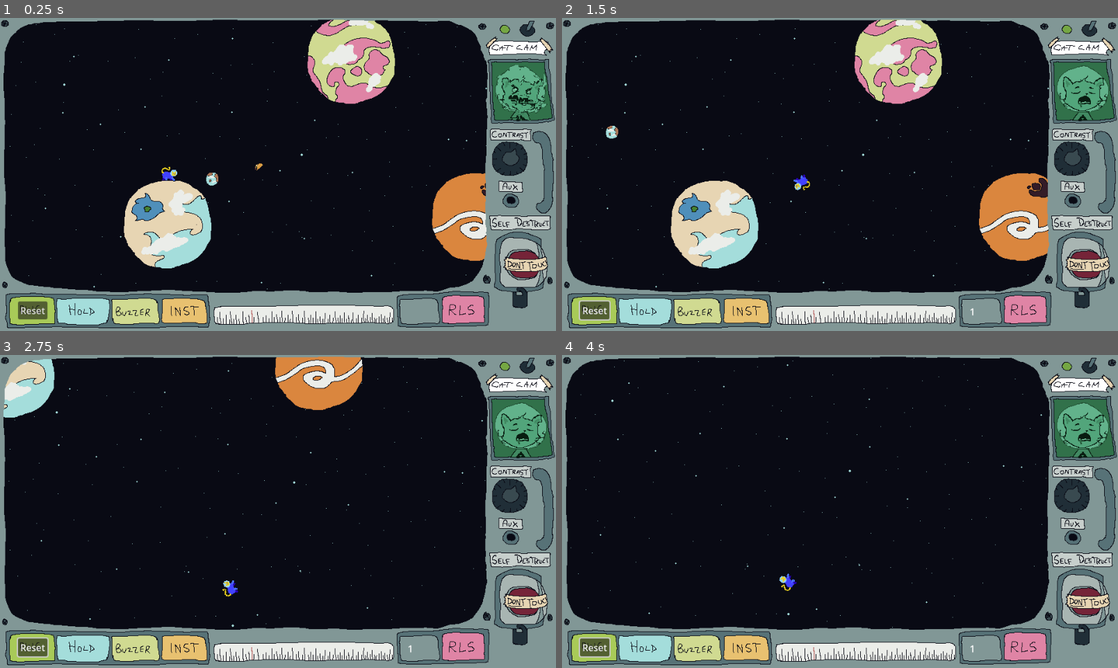
Above: before the commit, frames 1-4 (two rows, left to right).
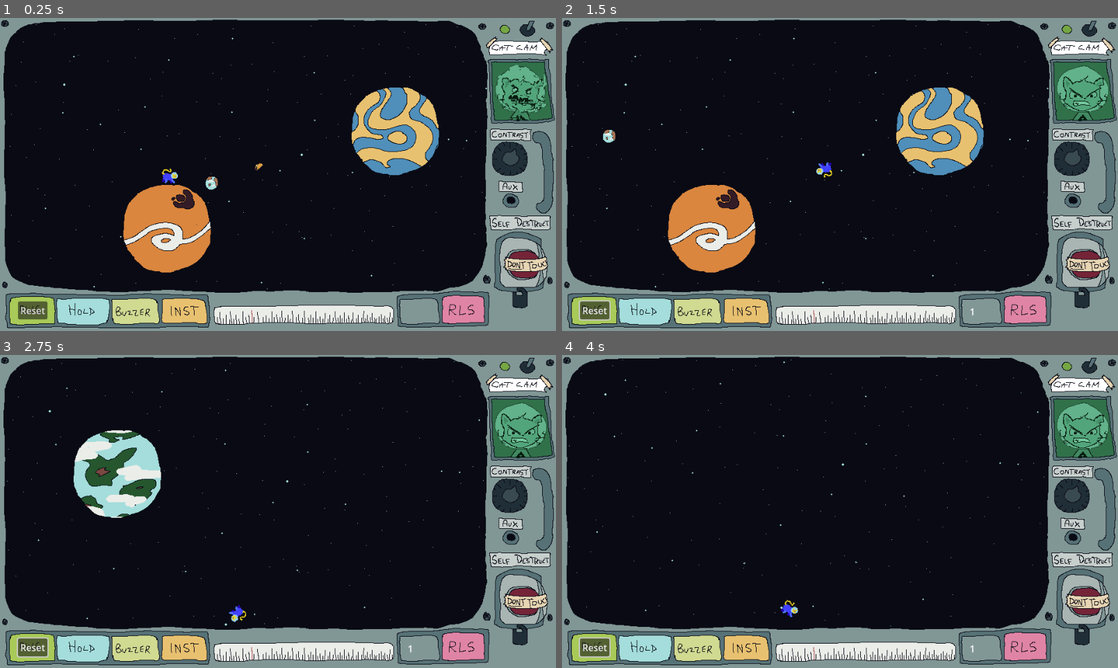
Above: after the commit, the same moments.

Repository: butlernc/space.cat.launcher
Game: Godot game, scene res://Scenes/main.tscn
Two runs of this game, one before a commit and one after it. Both use one fixed random seed, a clock stepped at 60 frames per second and the inputs below.
Inputs (mouse positions are in pixels of both pictures, inside the frame that each line leads up to):
- Up to frame 1 (0.25 s): no input
- Up to frame 2 (1.5 s): click "Reset" at 0.5 s; move the mouse to (962, 158) at 1.27 s; press the mouse at (962, 158) at 1.28 s
- Up to frame 3 (2.75 s): move the mouse to (166, 527) at 2.02 s; release the mouse at (166, 527) at 2.03 s; click (166, 527) at 2.1 s
- Up to frame 4 (4 s): move the mouse to (895, 442) at 2.77 s; hold Right mouse button (right_mouse_click) 2.78-3.53 s; click (895, 442) at 3.05 s; move the mouse to (812, 574) at 3.52 s; click (812, 574) at 3.6 s

The runs differ from the first frame. In frame 1, 13% of the frame differs, in the area x 22-88%, y 0-82%; in frame 2, 14%, in the area x 7-97%, y 0-87%; in frame 3, 7.5%; in frame 4, 0.5%.

Commit message:
fixed planet structure, planet gravity, and taco collision

Diff:
--- a/Scenes/main.tscn
+++ b/Scenes/main.tscn
@@ -6,18 +6,32 @@
 [ext_resource type="Shape2D" uid="uid://ccc0qakgshsrb" path="res://Scenes/planet_2_coll_shape.tres" id="4_7f7df"]
 [ext_resource type="PackedScene" uid="uid://gxxh4g26ko7h" path="res://Scenes/HUD.tscn" id="4_7knsj"]
 [ext_resource type="Texture2D" uid="uid://cped3rbjbceg0" path="res://Art/Planets/small_planets1.png" id="6_cxciw"]
-[ext_resource type="Shape2D" uid="uid://blgrqoi0ahysh" path="res://Scenes/planet_3_coll_shape.tres" id="6_lbsq1"]
-[ext_resource type="Texture2D" uid="uid://bdbc57t3ybyms" path="res://Art/Planets/big_planets2.png" id="8_bv5t0"]
 [ext_resource type="Script" path="res://Scripts/planet.gd" id="8_ofrto"]
-[ext_resource type="Texture2D" uid="uid://c6ihkr33oo23k" path="res://Art/Planets/big_planets3.png" id="9_mwsff"]
+[ext_resource type="Texture2D" uid="uid://bhwl7tstiuovo" path="res://Art/Planets/big_planets7.png" id="8_t1reh"]
+[ext_resource type="Texture2D" uid="uid://244srst5o6bv" path="res://Art/Planets/big_planets1.png" id="9_mi3x8"]
 [ext_resource type="Texture2D" uid="uid://dt3btvevspftg" path="res://Art/Planets/big_planets5.png" id="10_5pnan"]
 [ext_resource type="Script" path="res://Scripts/aim-lines.gd" id="10_lew55"]
 [ext_resource type="Script" path="res://Scenes/orbit_planet.gd" id="11_5kv7q"]
 [ext_resource type="Texture2D" uid="uid://g7drucpfysiy" path="res://Art/Tacos/taco.png" id="14_30eho"]
 [ext_resource type="Script" path="res://Scenes/taco.gd" id="14_74kv6"]
 
-[sub_resource type="CircleShape2D" id="CircleShape2D_5mp7u"]
-radius = 124.48
+[sub_resource type="CircleShape2D" id="CircleShape2D_awq6l"]
+radius = 120.0
+
+[sub_resource type="CircleShape2D" id="CircleShape2D_d8kgv"]
+radius = 80.0
+
+[sub_resource type="CircleShape2D" id="CircleShape2D_kvn7h"]
+radius = 120.0
+
+[sub_resource type="CircleShape2D" id="CircleShape2D_fgbvn"]
+radius = 80.0
+
+[sub_resource type="CircleShape2D" id="CircleShape2D_hnp65"]
+radius = 120.0
+
+[sub_resource type="CircleShape2D" id="CircleShape2D_l5l4b"]
+radius = 80.0
 
 [sub_resource type="RectangleShape2D" id="RectangleShape2D_6cjwf"]
 size = Vector2(20, 15.5)
@@ -35,7 +49,9 @@
 [node name="Player" parent="." instance=ExtResource("3_iwsuf")]
 texture_filter = 1
 position = Vector2(-155, 13)
-max_contacts_reported = 1
+collision_layer = 7
+collision_mask = 7
+max_contacts_reported = 2
 contact_monitor = true
 can_sleep = false
 freeze_mode = 1
@@ -63,77 +79,80 @@
 
 [node name="Large" type="Node" parent="Planets"]
 
-[node name="Large 1" type="RigidBody2D" parent="Planets/Large"]
-position = Vector2(-158, 100)
-mass = 10000.0
-gravity_scale = 0.0
-can_sleep = false
+[node name="PlanetA" type="Node2D" parent="Planets/Large"]
+position = Vector2(-159, 107)
+
+[node name="PlanetAGravityArea" type="Area2D" parent="Planets/Large/PlanetA"]
+collision_layer = 2
+collision_mask = 2
+gravity_space_override = 1
+gravity_point = true
+gravity_point_unit_distance = 80.0
+gravity_point_center = Vector2(0, 0)
+gravity_direction = Vector2(0, 0)
+
+[node name="CollisionShape2D" type="CollisionShape2D" parent="Planets/Large/PlanetA/PlanetAGravityArea"]
+shape = SubResource("CircleShape2D_awq6l")
+
+[node name="PlanetABody" type="RigidBody2D" parent="Planets/Large/PlanetA"]
 freeze = true
 script = ExtResource("8_ofrto")
-metadata/_edit_group_ = true
-
-[node name="CollisionShape2D" type="CollisionShape2D" parent="Planets/Large/Large 1"]
-shape = ExtResource("6_lbsq1")
-
-[node name="Texture" type="Sprite2D" parent="Planets/Large/Large 1"]
-texture_filter = 1
-texture = ExtResource("9_mwsff")
-
-[node name="gravity-well" type="Area2D" parent="Planets/Large/Large 1"]
+
+[node name="CollisionShape2D" type="CollisionShape2D" parent="Planets/Large/PlanetA/PlanetABody"]
+shape = SubResource("CircleShape2D_d8kgv")
+
+[node name="SpriteA2D" type="Sprite2D" parent="Planets/Large/PlanetA"]
+texture = ExtResource("10_5pnan")
+
+[node name="PlanetB" type="Node2D" parent="Planets/Large"]
+position = Vector2(235, -61)
+
+[node name="PlanetBGravityArea" type="Area2D" parent="Planets/Large/PlanetB"]
+collision_layer = 2
+collision_mask = 2
 gravity_space_override = 1
 gravity_point = true
-gravity = 200.0
-
-[node name="gravity-well-shape" type="CollisionShape2D" parent="Planets/Large/Large 1/gravity-well"]
-shape = SubResource("CircleShape2D_5mp7u")
-
-[node name="Large 2" type="RigidBody2D" parent="Planets/Large"]
-position = Vector2(159, -184)
-mass = 10000.0
-gravity_scale = 0.0
-can_sleep = false
+gravity_point_unit_distance = 80.0
+gravity_point_center = Vector2(0, 0)
+gravity_direction = Vector2(0, 0)
+
+[node name="CollisionShape2D" type="CollisionShape2D" parent="Planets/Large/PlanetB/PlanetBGravityArea"]
+shape = SubResource("CircleShape2D_kvn7h")
+
+[node name="PlanetBBody" type="RigidBody2D" parent="Planets/Large/PlanetB"]
 freeze = true
 script = ExtResource("8_ofrto")
-metadata/_edit_group_ = true
-
-[node name="CollisionShape2D" type="CollisionShape2D" parent="Planets/Large/Large 2"]
-shape = ExtResource("6_lbsq1")
-
-[node name="Texture" type="Sprite2D" parent="Planets/Large/Large 2"]
-texture_filter = 1
-texture = ExtResource("8_bv5t0")
-
-[node name="gravity-well" type="Area2D" parent="Planets/Large/Large 2"]
+
+[node name="CollisionShape2D" type="CollisionShape2D" parent="Planets/Large/PlanetB/PlanetBBody"]
+shape = SubResource("CircleShape2D_fgbvn")
+
+[node name="SpriteB2D" type="Sprite2D" parent="Planets/Large/PlanetB"]
+texture = ExtResource("8_t1reh")
+
+[node name="PlanetC" type="Node2D" parent="Planets/Large"]
+position = Vector2(259, 312)
+
+[node name="PlanetCGravityArea" type="Area2D" parent="Planets/Large/PlanetC"]
+collision_layer = 2
+collision_mask = 2
 gravity_space_override = 1
 gravity_point = true
-gravity = 200.0
-
-[node name="gravity-well-shape" type="CollisionShape2D" parent="Planets/Large/Large 2/gravity-well"]
-shape = SubResource("CircleShape2D_5mp7u")
-
-[node name="Large 3" type="RigidBody2D" parent="Planets/Large"]
-position = Vector2(374, 87)
-mass = 10000.0
-gravity_scale = 0.0
-can_sleep = false
+gravity_point_unit_distance = 80.0
+gravity_point_center = Vector2(0, 0)
+gravity_direction = Vector2(0, 0)
+
+[node name="CollisionShape2D" type="CollisionShape2D" parent="Planets/Large/PlanetC/PlanetCGravityArea"]
+shape = SubResource("CircleShape2D_hnp65")
+
+[node name="PlanetCBody" type="RigidBody2D" parent="Planets/Large/PlanetC"]
 freeze = true
 script = ExtResource("8_ofrto")
-metadata/_edit_group_ = true
-
-[node name="CollisionShape2D" type="CollisionShape2D" parent="Planets/Large/Large 3"]
-shape = ExtResource("6_lbsq1")
-
-[node name="Texture" type="Sprite2D" parent="Planets/Large/Large 3"]
-texture_filter = 1
-texture = ExtResource("10_5pnan")
-
-[node name="gravity-well" type="Area2D" parent="Planets/Large/Large 3"]
-gravity_space_override = 1
-gravity_point = true
-gravity = 200.0
-
-[node name="gravity-well-shape" type="CollisionShape2D" parent="Planets/Large/Large 3/gravity-well"]
-shape = SubResource("CircleShape2D_5mp7u")
+
+[node name="CollisionShape2D" type="CollisionShape2D" parent="Planets/Large/PlanetC/PlanetCBody"]
+shape = SubResource("CircleShape2D_l5l4b")
+
+[node name="SpriteC" type="Sprite2D" parent="Planets/Large/PlanetC"]
+texture = ExtResource("9_mi3x8")
 
 [node name="Medium" type="Node" parent="Planets"]
 
@@ -141,6 +160,8 @@
 
 [node name="Small 1" type="RigidBody2D" parent="Planets/Small"]
 position = Vector2(-50, 20)
+collision_layer = 2
+collision_mask = 2
 script = ExtResource("11_5kv7q")
 metadata/_edit_group_ = true
 
@@ -156,11 +177,9 @@
 
 [node name="Taco" type="Node" parent="."]
 
-[node name="Taco 1" type="RigidBody2D" parent="Taco"]
-max_contacts_reported = 1
-contact_monitor = true
-freeze = true
-freeze_mode = 1
+[node name="Taco 1" type="Area2D" parent="Taco"]
+collision_layer = 4
+collision_mask = 4
 script = ExtResource("14_74kv6")
 
 [node name="CollisionShape2D" type="CollisionShape2D" parent="Taco/Taco 1"]
@@ -174,9 +193,8 @@
 [connection signal="pressed" from="HUD/CanvasLayer/Reset" to="Player" method="reset"]
 [connection signal="body_entered" from="Player" to="Player" method="_on_body_entered"]
 [connection signal="cat_launched" from="Player" to="HUD/CanvasLayer/TextureRect/CatCam" method="_on_cat_launched"]
-[connection signal="taco_collected" from="Player" to="." method="_on_taco_collected"]
-[connection signal="body_entered" from="Planets/Large/Large 3" to="Planets/Large/Large 3" method="_on_body_entered"]
 [connection signal="body_entered" from="Taco/Taco 1" to="Taco/Taco 1" method="_on_body_entered"]
+[connection signal="taco_collected" from="Taco/Taco 1" to="." method="_on_taco_collected"]
 
 [editable path="HUD"]
 [editable path="Player"]
--- a/Scenes/orbit_planet.gd
+++ b/Scenes/orbit_planet.gd
@@ -11,7 +11,7 @@
 
 # Called when the node enters the scene tree for the first time.
 func _ready():
-	center_node = get_parent().get_parent().get_node("Large/Large 1")
+	center_node = get_parent().get_parent().get_node("Large/PlanetA")
 
 
 func clockwise_orbit(mean_anomaly, delta, orbital_speed):
--- a/Scenes/taco.gd
+++ b/Scenes/taco.gd
@@ -1,4 +1,5 @@
-extends RigidBody2D
+extends Area2D
+signal taco_collected
 
 var type = Globals.BODY_TYPE_TACO
 
@@ -10,3 +11,11 @@
 # Called every frame. 'delta' is the elapsed time since the previous frame.
 func _process(delta):
 	pass
+
+func _on_body_entered(body):
+	if("type" in body):
+		print(body.name,body.type)
+		match(body.type):
+			Globals.BODY_TYPE_CAT:
+				taco_collected.emit()
+				queue_free()
--- a/Scripts/aim-lines.gd
+++ b/Scripts/aim-lines.gd
@@ -39,7 +39,6 @@
 	create_aim_line()
 
 	var mouse_position = get_global_mouse_position()
-	get_canvas_item()
 	var player_position = get_parent().get_node("Player").position
 
 	var distance = player_position.distance_to(mouse_position)
@@ -53,7 +52,7 @@
 		var end_point = (start_point + angle * individual_line_length)
 
 
-		create_line(start_point, end_point)
+		create_line(start_point, end_point, current_length)
 
 func create_aim_line():
 		remove_aim_line()
@@ -69,9 +68,18 @@
 	# if we don't have a ref it's been freed
 	!weakref(lines_container).get_ref()
 
-func create_line(p1 : Vector2, p2 : Vector2):
+func create_line(p1 : Vector2, p2 : Vector2, current_line_length):
 	# var line_instance = line2d_template.duplicate() as Line2D\
 	var line2D = Line2D.new()
+	if(current_line_length <= (line_length * 3)):
+		line2D.default_color = Color(70, 194, 25, 1)
+	elif(current_line_length <= (line_length * 6)):
+		line2D.default_color = Color(194, 180, 25, 1)
+	elif(current_line_length <= (line_length * 9)):
+		line2D.default_color = Color(194, 79, 25, 1)
+	elif(current_line_length >= (line_length * 10)):
+		line2D.default_color = Color(194, 45, 25, 1)
+
 	line2D.width = 2
 	line2D.add_point(p1)
 	line2D.add_point(p2)
--- a/Scripts/player.gd
+++ b/Scripts/player.gd
@@ -1,9 +1,11 @@
 extends RigidBody2D
 signal cat_launched
-signal taco_collected
 
-var force = 700
+
+var type = Globals.BODY_TYPE_CAT
+var force = 400
 var launched = false
+var prime_reset = false
 
 var initial_position : Vector2
 var initial_rotation : float
@@ -41,11 +43,20 @@
 
 
 func reset():
+	reset_launcher()
 	reset_rigidbody_state = true
-	reset_launcher()
+
 
 func _integrate_forces(state):
 	# Check if the mouse button is pressed (left mouse button)
+	if(abs(state.linear_velocity) < Vector2(5,5) && !prime_reset):
+		prime_reset = true
+
+	if prime_reset:
+		# print(state.linear_velocity)
+		if(abs(state.linear_velocity) < Vector2(5,5)):
+			reset_launcher()
+			prime_reset = false
 
 	if reset_rigidbody_state:
 		position = initial_position
@@ -58,15 +69,17 @@
 
 	if Input.is_action_pressed("left_mouse_click"):
 		if !launched:
-			cat_launched.emit()
-			Globals.GUNNER_UI_ON = false
-			launched = true
-			reset_rigidbody_state = false
-
 			var mouse_position = get_global_mouse_position()
 			var direction = (mouse_position - state.transform.origin).normalized()
+			var distance = state.transform.origin.distance_to(mouse_position)
 
-			state.apply_impulse(direction * force)
+			if(distance > 50):
+				print(distance)
+				cat_launched.emit()
+				Globals.GUNNER_UI_ON = false
+				launched = true
+				reset_rigidbody_state = false
+				state.apply_impulse(direction * force * (distance / 150))
 
 
 
@@ -75,7 +88,7 @@
 		print(body.name,body.type)
 		match(body.type):
 			Globals.BODY_TYPE_PLANET:
-				reset_launcher()
-			Globals.BODY_TYPE_TACO:
-				body.queue_free()
-				taco_collected.emit()
+				# now that they've hit the planet we need them to stop before they can launch again
+				# prime_reset starts the process of waiting for the cat to stop moving, if the cat doesn't stop moving
+				# after 7 seconds we stop trying to reset the launcher because they probably bounced off a planet.
+				prime_reset = true
Not shown: 1 places in Scenes/main.tscn that only renumber resources
